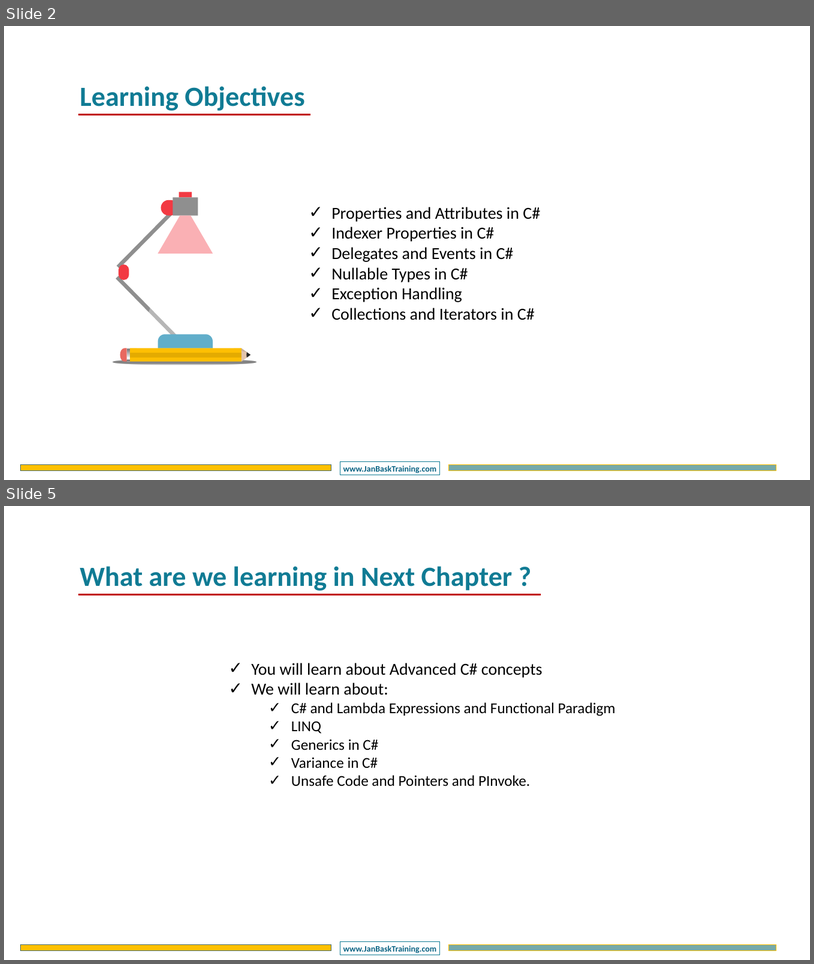
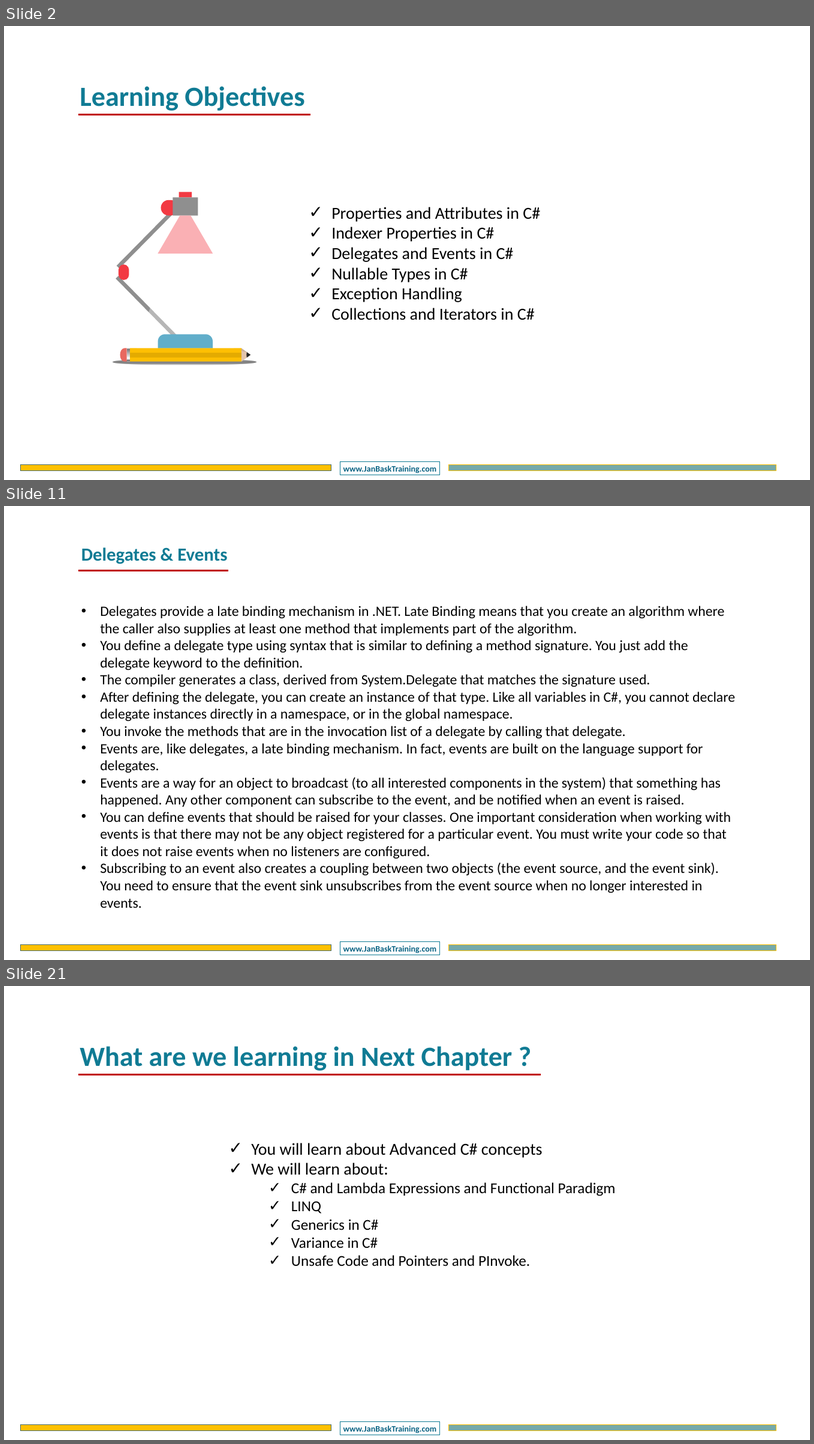
Before and after one commit to DotNetTraining/DotNetEssentials, a slide deck: slides/OOPC/OOPC - Chapter3.pptx. Shown one above the other, each under a label of ours: slides 2 and 5 before the commit, slides 2, 11 and 21 after it; the slides between them are not shown. The pictures are 814x964 and 814x1444 pixels, drawn with LibreOffice and Linux fonts; fonts in the diff are those of the drawing; background and template pictures are left out. Boxes give left, top, right and bottom in pixels: in the first picture for what was removed or moved away, otherwise in the second. Text is boxed around its words. In the diff, an @@ line names an element or a change of style, - is before the commit and + after.

```diff
--- a/slides/OOPC/OOPC - Chapter3.pptx
+++ b/slides/OOPC/OOPC - Chapter3.pptx
@@ slide 11 added at (4, 506, 810, 960), background #FFFFFF; not listed: 3 template elements that a slide beside it also shows @@
@@ text added at (81, 547, 227, 564), 44 pt, text #107B94, bold @@
+Delegates & Events
@@ line added from (78, 571) to (228, 571), #C00000 4.5 pt @@
@@ text added at (100, 606, 735, 907), 34 pt, text #000000 @@
+• Delegates provide a late binding mechanism in .NET. Late Binding means that you create an algorithm where the caller also supplies at least one method that implements part of the algorithm.
+• You define a delegate type using syntax that is similar to defining a method signature. You just add the delegate keyword to the definition.
+• The compiler generates a class, derived from System.Delegate that matches the signature used.
+• After defining the delegate, you can create an instance of that type. Like all variables in C#, you cannot declare delegate instances directly in a namespace, or in the global namespace.
+• You invoke the methods that are in the invocation list of a delegate by calling that delegate.
+• Events are, like delegates, a late binding mechanism. In fact, events are built on the language support for delegates.
+• Events are a way for an object to broadcast (to all interested components in the system) that something has happened. Any other component can subscribe to the event, and be notified when an event is raised.
+• You can define events that should be raised for your classes. One important consideration when working with events is that there may not be any object registered for a particular event. You must write your code so that it does not raise events when no listeners are configured.
+• Subscribing to an event also creates a coupling between two objects (the event source, and the event sink). You need to ensure that the event sink unsubscribes from the event source when no longer interested in events.
@@ what was slide 5 is now slide 21 @@
```
Also in this commit, not shown: 1 slide changed, 16 other slides added, 1 slide removed, 14 other files.
